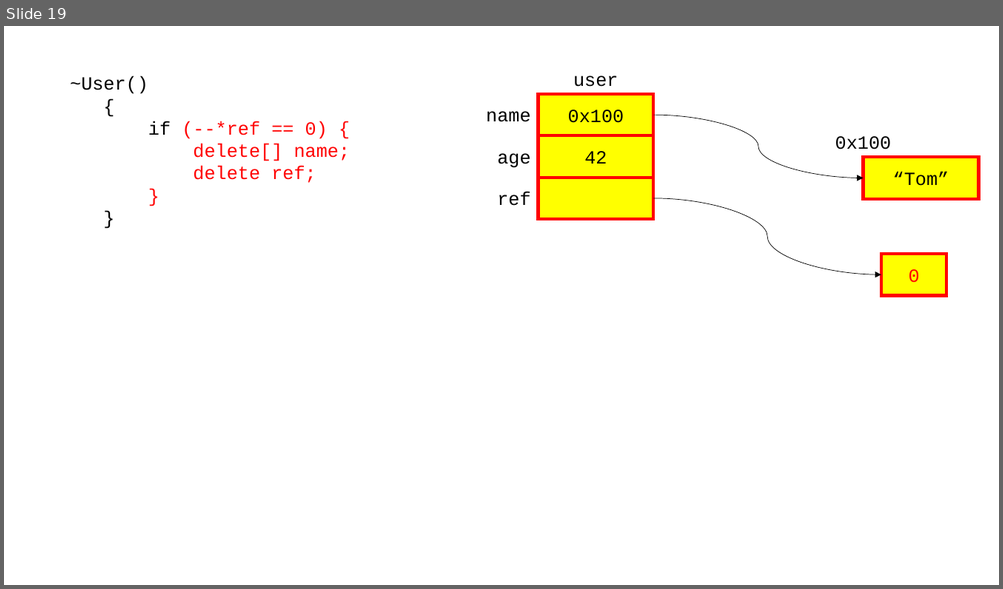
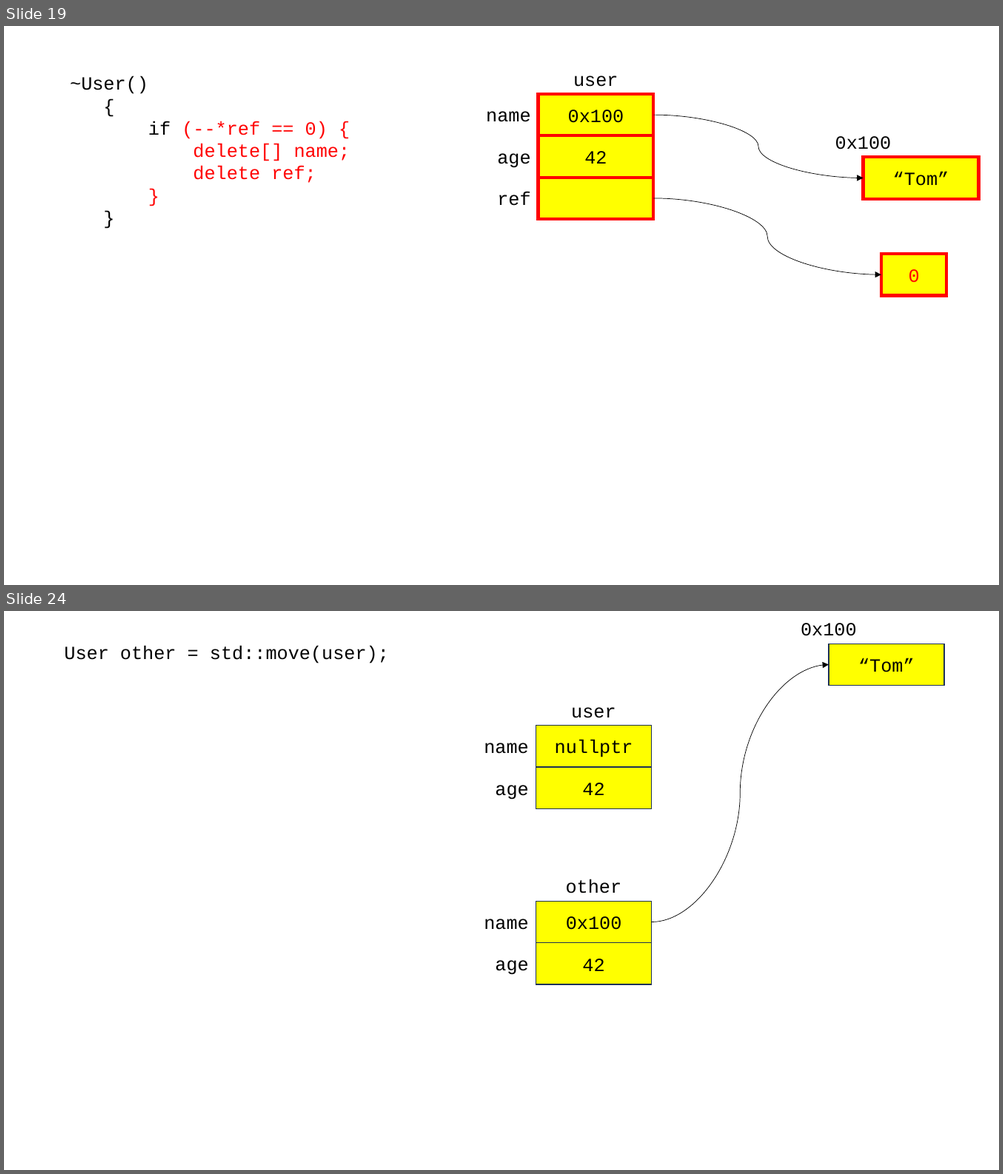
Before and after one commit to loopinf/cpp_230619, a slide deck: 230619.pptx. Shown one above the other, each under a label of ours: slide 19 before the commit, slides 19 and 24 after it; the slides between them are not shown. The pictures are 1003x589 and 1003x1174 pixels, drawn with LibreOffice and Linux fonts; fonts in the diff are those of the drawing. Boxes give left, top, right and bottom in pixels: in the first picture for what was removed or moved away, otherwise in the second. Text is boxed around its words. In the diff, an @@ line names an element or a change of style, - is before the commit and + after.

```diff
--- a/230619.pptx
+++ b/230619.pptx
@@ slide 24 added at (4,611,999,1170), background #FFFFFF @@
@@ text added at (800,623,856,636), 18 pt, text #000000 @@
+0x100
@@ text added at (64,645,389,664), 18 pt, text #000000 @@
+User other = std::move(user);
@@ rectangle added at (828,644,944,686), fill #FFFF00, outline #1E3256 1 pt, 18 pt, text #000000 @@
+“Tom”
@@ curved arrow added from (652, 922) to (828, 665), #000000 0.5 pt @@
@@ text added at (571,707,615,718), 18 pt, text #000000 @@
+user
@@ text added at (484,743,528,754), 18 pt, text #000000 @@
+name
@@ rectangle added at (536,725,652,767), fill #FFFF00, outline #1E3256 1 pt, 18 pt, text #000000 @@
+nullptr
@@ text added at (495,785,528,800), 18 pt, text #000000 @@
+age
@@ rectangle added at (536,767,652,809), fill #FFFF00, outline #1E3256 1 pt, 18 pt, text #000000 @@
+42
@@ text added at (566,880,622,894), 18 pt, text #000000 @@
+other
@@ text added at (484,919,528,930), 18 pt, text #000000 @@
+name
@@ rectangle added at (536,901,652,943), fill #FFFF00, outline #1E3256 1 pt, 18 pt, text #000000 @@
+0x100
@@ rectangle added at (536,943,652,985), fill #FFFF00, outline #1E3256 1 pt, 18 pt, text #000000 @@
+42
@@ text added at (495,960,528,975), 18 pt, text #000000 @@
+age
```
Also in this commit, not shown: 1 slide changed, 4 other slides added, 2 other files.
